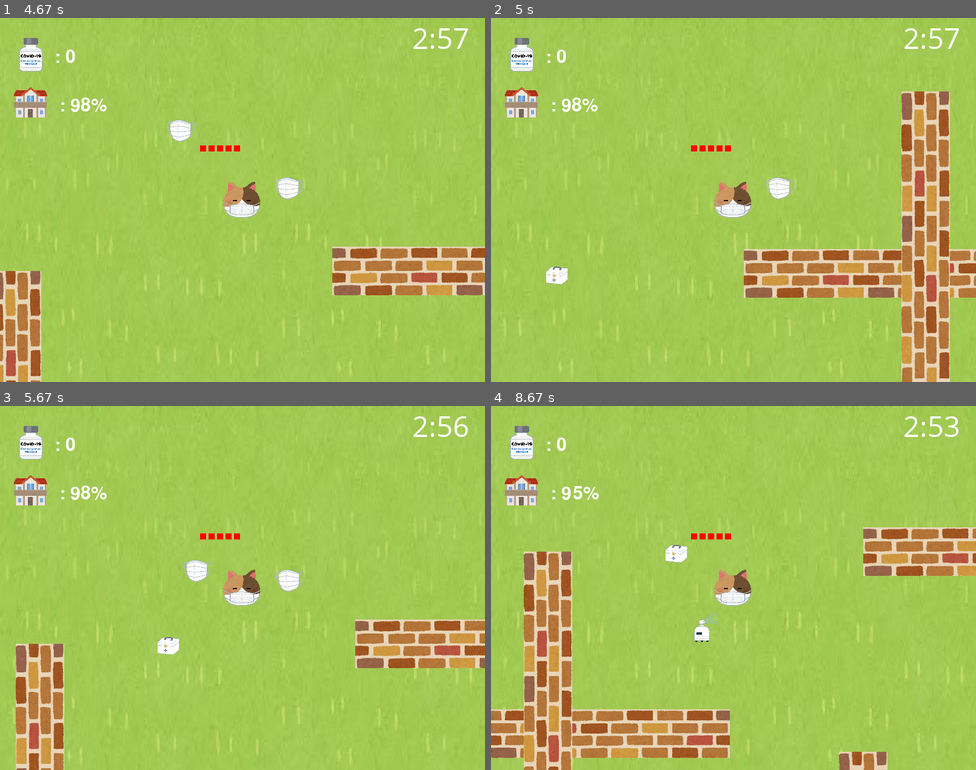
Above: before the commit, frames 1-4 (two rows, left to right).
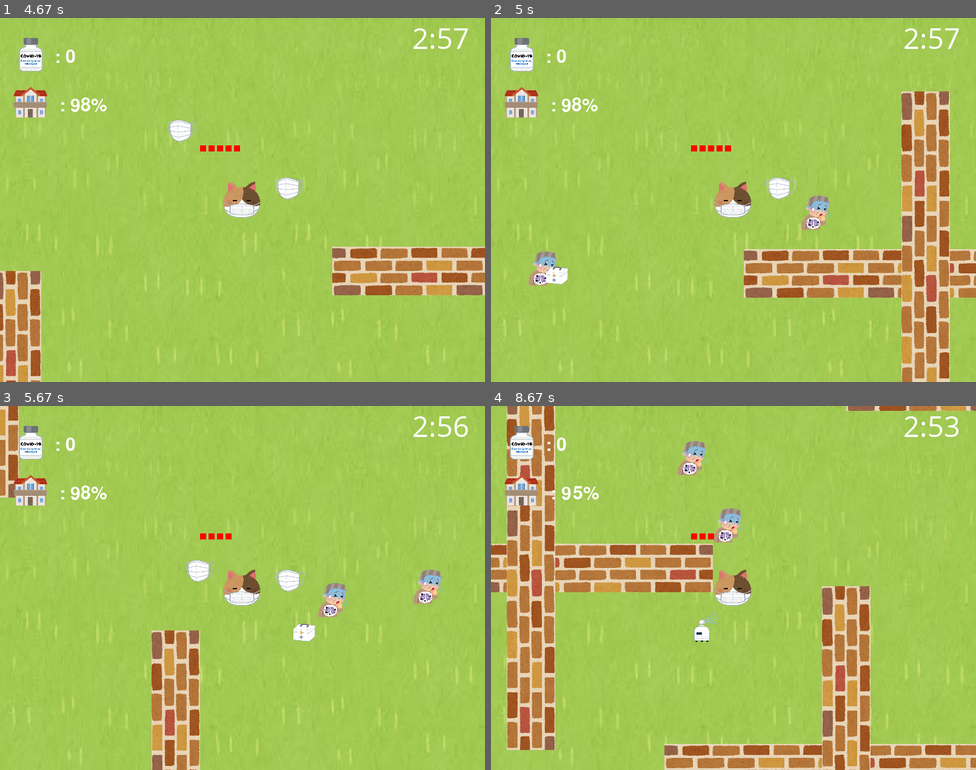
Above: after the commit, the same moments.

Repository: leo271828/PyGame_7-1_VaccineGame
Game: pygame game, started from main.py
The game is run twice, just before and just after one commit, with the same random seed, the same clock (stepped at 60 frames per second) and the same inputs.
Inputs (mouse positions are in pixels of both pictures, inside the frame that each line leads up to):
- Up to frame 1 (4.67 s): tap Enter at 0.33, 2.07 s; tap Keypad Enter at 0.67, 2.6 s; move the mouse to (426, 338) at 3.3 s; click (426, 338) at 3.35 s; hold D 3.63-4.1 s; tap F at 3.7, 4, 4.2, 4.53 s; click (368, 258) at 3.72 s; hold W 4.13-4.43 s; click (164, 79) at 4.22 s; hold D from 4.47 s (still down); click (368, 167) at 4.55 s
- Up to frame 2 (5 s): tap F at 4.83 s; release D at 4.93 s; hold A from 4.97 s (still down)
- Up to frame 3 (5.67 s): tap F at 5.03, 5.33, 5.6 s; click (58, 507) at 5.05 s; release A at 5.5 s; hold S from 5.53 s (still down); click (417, 558) at 5.62 s
- Up to frame 4 (8.67 s): release S at 5.83 s; hold A 5.87-6.27 s; tap F at 5.93, 6.23, 6.37, 6.77, 7.07, 7.77, 8.17, 8.47 s; click (835, 522) at 5.95 s; hold W 6.3-6.67 s; click (903, 660) at 6.38 s; hold D 6.7-7.33 s; click (588, 464) at 6.78 s; click (617, 653) at 7.42 s; hold S 7.7-8.07 s; click (597, 628) at 7.78 s; hold A 8.1-8.57 s; click (626, 522) at 8.18 s; hold D from 8.6 s (still down); move the mouse to (660, 693) at 8.63 s

Frame 1 is identical in both runs. In frame 2, 0.7% of the frame differs, in the area x 7-71%, y 48-74%; in frame 3, 13%; in frame 4, 32%, in the area x 0-100%, y 0-100%.

Commit message:
Add files via upload

Diff:
--- a/bullet.py
+++ b/bullet.py
@@ -61,8 +61,6 @@
             self.mask = pygame.transform.scale(Mask_image, (50, 50))
             self.image = self.mask
     def update(self):
-        # 其實我看不懂這個 f
-        # monster.的部分還沒加進來
         f = lambda:self.master.master.field.touch(self) or self.master.master.monster.touch(self)
         super().update(f)
 
@@ -74,6 +72,7 @@
     def __init__(self, master, speed=30):
         super().__init__(master, speed)
         self.score = 0
+        self.color = [255, 255, 0]
 
     def update(self):
         f = lambda:self.master.field.touch(self)
--- a/main.py
+++ b/main.py
@@ -84,7 +84,7 @@
         f = pygame.font.Font('data/freesansbold.ttf', 70)
         f2 = pygame.font.Font('data/freesansbold.ttf', 50)
         text1 = f.render('Game Over', True, [255, 255, 0])
-        text2 = f2.render('Vaccine coverage: {} %' .format(self.field.house.total ), True, self.player.color)
+        text2 = f2.render('Vaccine coverage: {} %' .format(self.field.house.total), True, self.player.color)
         rect1 = text1.get_rect()
         rect2 = text2.get_rect()
         rect1.center = [wh[0] / 2, wh[1] / 2 - 150]
@@ -95,27 +95,6 @@
         pygame.display.flip()
         pygame.display.update()
 
-    def gamewin(self,screen):
-        '''結束畫面'''
-        # monster還未完成所以未加進來
-        screen.blit(background_image, (0, 0))  # 增
-        position = (self.player.x, self.player.y)
-        self.field.repaint(screen, position)
-        self.monster.repaint(screen, position)
-        self.player.repaint(screen, position)
-        self.stuff.repaint(screen, position)
-        f = pygame.font.Font('data/freesansbold.ttf', 70)
-        f2 = pygame.font.Font('data/freesansbold.ttf', 50)
-        text1 = f.render('You Win', True, [255, 255, 0])
-        text2 = f2.render('Vaccine coverage: 100 %', True, self.player.color)
-        rect1 = text1.get_rect()
-        rect2 = text2.get_rect()
-        rect1.center = [wh[0] / 2, wh[1] / 2 - 150]
-        rect2.center = [wh[0] / 2, wh[1] / 2 - 50]
-        screen.blit(text1, rect1)
-        screen.blit(text2, rect2)
-        pygame.display.flip()
-        pygame.display.update()
     def reset(self):
         # monster還未完成所以未加進來
         self.field = wall.Field(self)
@@ -127,7 +106,7 @@
 
     def begin(self):
         '''主程序'''
-        play = 1     #設定遊戲狀態
+        play = True     #設定遊戲狀態
         done = False
         timeup = False
         timelimit = 180  # sec
@@ -138,7 +117,6 @@
         #音檔
         while not done:
             self.clock.tick(FPS)
-            # 這裡 e 我改成 event 因為這樣比較屌
             for event in pygame.event.get():
                 if event.type == pygame.QUIT:
                     done = True
@@ -147,19 +125,15 @@
                     self.player.shut()
 
             # 判定存活與否，欸乾這裡幹嘛分成三個狀況? 不就死或沒死嗎?
-            if play == 0:
+            if not play:
                 self.gameover(self.screen)
-            elif play == 2:
-                self.gamewin(self.screen)
-            elif self.player.blood <= 0 or timeup :
-                play = 0
-            elif self.field.house.total >= 100:
-                play = 2
+            elif self.player.blood <= 0 or self.field.house.heart <=0 or timeup:
+                play = False
             else:
                 self.update()
                 self.repaint(self.screen)
 
-            # 到計時的部分
+            # 到數計時的部分
             if not timeup and self.player.blood > 0:
                 f = pygame.font.SysFont('Comic Sans MS', 50)
                 t1 = time.time()
--- a/monster.py
+++ b/monster.py
@@ -13,10 +13,10 @@
 enemy_easy = pygame.image.load(os.path.join("images", "enemy_easy.png"))
 enemy_middle = pygame.image.load(os.path.join("images", "enemy_middle.png"))
 enemy_hard = pygame.image.load(os.path.join("images", "enemy_hard.png"))
-enemywh = [60,60]
+
 
 # 敵人數量
-z_capped = lambda x: 20 + x * 2
+z_capped = lambda x: 50 + x * 2
 s_capped = lambda x: 15 + x
 
 
@@ -29,6 +29,7 @@
         self.snipers = []
         self.bullet = []
         self.live = []
+        self.color = [0, 255, 255]
 
     def update(self):
         if pygame.time.get_ticks() - self.last_time > 1000:
@@ -70,16 +71,16 @@
         self.speed = 1
         self.angle = 0
         self.color = [0, 0, 255]
-        self.r = 30
+        self.r = enemy_wh[0]
         self.live = True
         self.blood = 1.0
         self.power = 1.0
         self.range = lambda: 600 + self.player.level * 50 > self.distance(self)
         # 圖片
-        self.person = pygame.transform.scale(Sick_person, (enemywh))
-        self.enemy_easy = pygame.transform.scale(enemy_easy, (enemywh))
-        self.enemy_middle = pygame.transform.scale(enemy_middle, (enemywh))
-        self.enemy_hard = pygame.transform.scale(enemy_hard, (enemywh))
+        self.person = pygame.transform.scale(Sick_person, enemy_wh)
+        self.enemy_easy = pygame.transform.scale(enemy_easy, enemy_wh)
+        self.enemy_middle = pygame.transform.scale(enemy_middle, enemy_wh)
+        self.enemy_hard = pygame.transform.scale(enemy_hard, enemy_wh)
 
         self.image = self.person
 
--- a/player.py
+++ b/player.py
@@ -60,7 +60,7 @@
         self.temp = 0 # 復活 house 多少血量
 
         # 圖片
-        self.player = pygame.transform.scale(Player_image, (player_wh))
+        self.player = pygame.transform.scale(Player_image, player_wh)
 
 
     def addvaccine(self, vaccine):
@@ -180,7 +180,7 @@
             newpoint.append((nx, ny))
         color = [c * self.master.cooldown for c in self.master.color] if type(
             self.master).__name__ == 'Player' else self.master.color
-        pygame.draw.polygon(screen, color, newpoint)
+        pygame.draw.polygon(screen, (255, 255, 0), newpoint)
 
     def Player_repaint(self, screen, position):
         x, y = super().repaint(screen, position)
--- a/setting.py
+++ b/setting.py
@@ -5,3 +5,4 @@
 distance = 80
 field_wh = [5000, 5000]
 player_wh =[80,80]
+enemy_wh = [60,60]
--- a/wall.py
+++ b/wall.py
@@ -1,7 +1,9 @@
 import pygame
-import os #增
+import random
+import os
 from pygame.locals import *
 from pygame import Rect
+from setting import *
 
 from game_object import GameObject
 
@@ -123,14 +125,18 @@
         # house 的範圍
         self.rect = pygame.Rect(0, 4700, house_x, house_y)
         self.vaccine_coverage = pygame.transform.scale(pygame.image.load(os.path.join("images", "vaccine_coverage.png")), (60, 60))
+        self.loc = [random.randrange(-1, 2, 2), random.randrange(-1, 2, 2)]
 
     def repaint(self, screen, position):
-        # 相對於畫面正中心點的位置 (x, y) = (400, -4500)
+        # 相對於畫面正中心點的位置 (x, y)
         x, y = super().repaint(screen, position)
-        screen.blit(house_image, (x - house_x/2, y - house_y/2 + 4780))
-        self.rect = pygame.Rect(0, 4700, house_x, house_y)
+        dx, dy = (self.loc[0]*(field_wh[0] - 300) - house_x/2), (self.loc[1]*(field_wh[1] - 300) - house_y/2)
+        house_location = [x + dx, y + dy]
+        screen.blit(house_image, house_location)
+        self.rect = pygame.Rect(dx, dy, house_x, house_y)
 
         font = pygame.font.Font('data/freesansbold.ttf', 30)
         text_3 = font.render(' : {0}%' .format( int(100 * (self.total / self.people))), True, [255, 255, 255])
-        screen.blit(self.vaccine_coverage, (x - house_x/2 + 100, y - house_y/2 + 4680))
-        screen.blit(text_3, (x - house_x/2 + 160, y - house_y/2 + 4700))
+        screen.blit(self.vaccine_coverage, (x + dx + 100, y + dy - 20))
+        screen.blit(text_3, (x + dx + 160, y + dy))
+        print(self.loc)
Binary file added: images/player.jpg
Binary file added: images/virus_blue.png
Binary file added: images/virus_red.png
